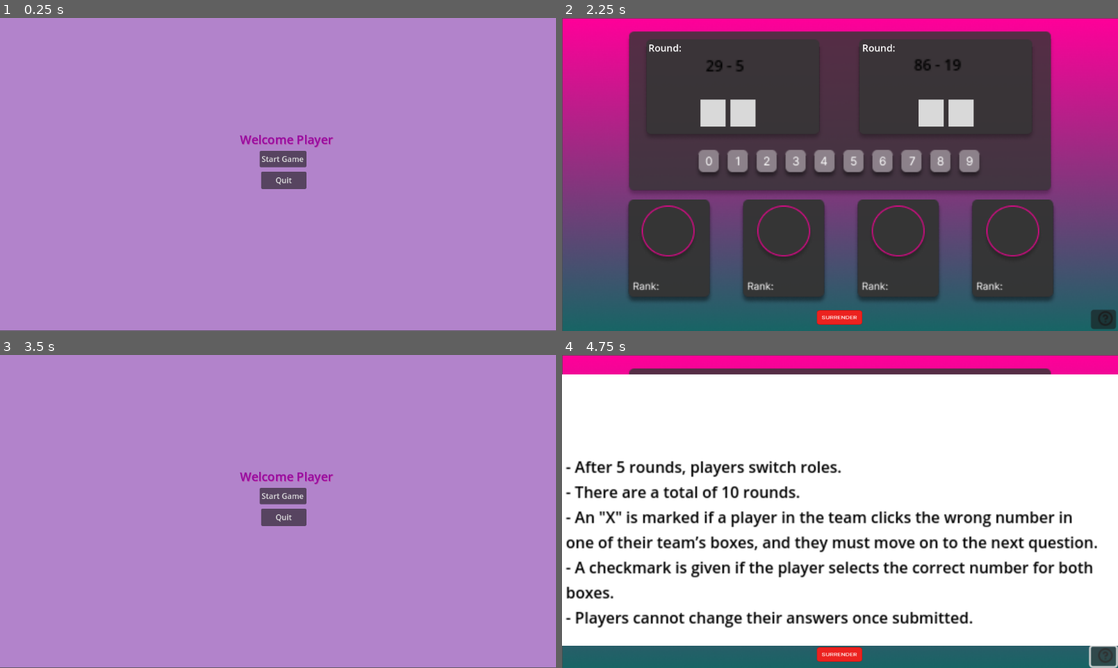
Above: before the commit, frames 1-4 (two rows, left to right).
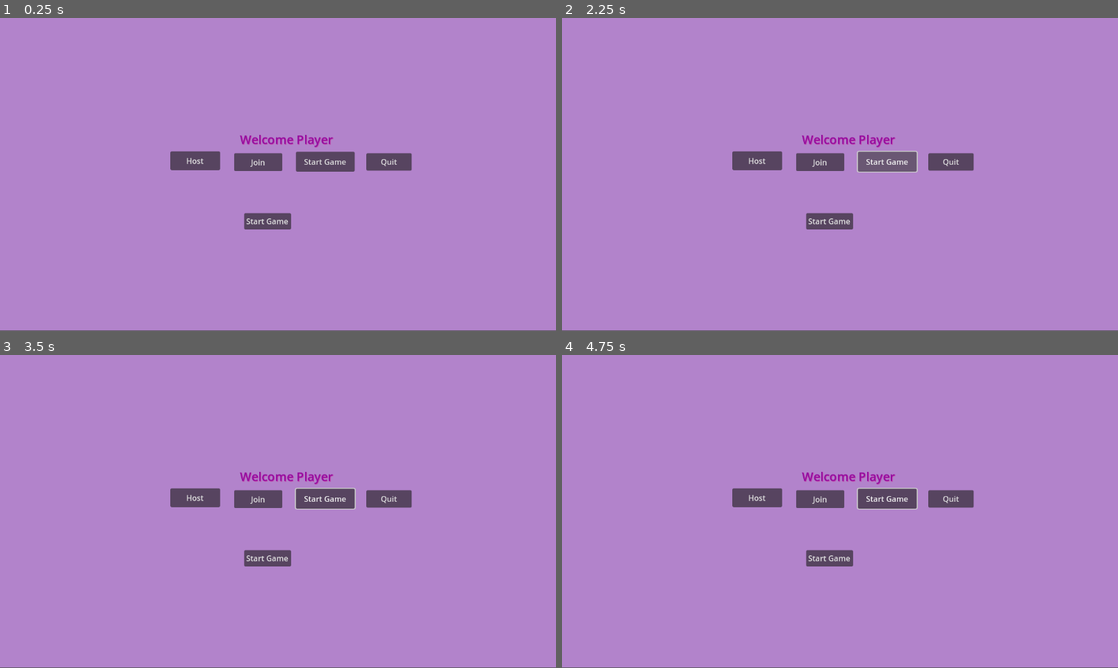
Above: after the commit, the same moments.

Repository: ltlely/ArcadeGames
Game: Godot game, scene res://Scenes/startingScreen.tscn
Two runs of this game, one before a commit and one after it. Both use one fixed random seed, a clock stepped at 60 frames per second and the inputs below.
Inputs (mouse positions are in pixels of both pictures, inside the frame that each line leads up to):
- Up to frame 1 (0.25 s): no input
- Up to frame 2 (2.25 s): click (756, 161) at 0.5 s, where only the run after the commit has a clickable "Host"; click (817, 161) at 1.25 s, where only the run after the commit has a clickable "Join"; click "Start Game" at 2 s
- Up to frame 3 (3.5 s): click (283, 658) at 2.77 s
- Up to frame 4 (4.75 s): click "Start Game" at 3.5 s; click (1101, 655) at 4.27 s

The runs differ from the first frame. In frame 1, 3.1% of the frame differs, in the area x 30-75%, y 42-68%; in frame 2, 100%; in frame 3, 3.1%; in frame 4, 100%, in the area x 0-100%, y 0-100%.

Commit message:
made player scene and updated starting screen ui

Diff:
--- /dev/null
+++ b/Scenes/character_body_2d.gd
@@ -0,0 +1,9 @@
+extends CharacterBody2D
+
+func _enter_tree():
+	set_multiplayer_authority(name.to_int())
+
+func _physics_process(delta):
+	if is_multiplayer_authority():
+		velocity = Input.get_vector("ui_left","ui_right","ui_up","ui_down") * 400
+	move_and_slide()
--- a/Scenes/firstWorld.tscn
+++ b/Scenes/firstWorld.tscn
@@ -12,6 +12,7 @@
 [ext_resource type="Texture2D" uid="uid://brpiun0uv30b0" path="res://Assets/Component 2.png" id="10_yqmaa"]
 [ext_resource type="Texture2D" uid="uid://baenlhm7xfusf" path="res://Assets/Help circle.png" id="11_rq85j"]
 [ext_resource type="Script" path="res://Scenes/control_help.gd" id="12_1sjo5"]
+[ext_resource type="PackedScene" uid="uid://oy28xjovxxew" path="res://Scenes/player.tscn" id="13_aq0me"]
 
 [node name="FirstWorld" type="Node2D"]
 
@@ -161,5 +162,8 @@
 offset_right = 575.6
 offset_bottom = 321.0
 
+[node name="Player" parent="." instance=ExtResource("13_aq0me")]
+position = Vector2(196, 472)
+
 [connection signal="pressed" from="Background/SurrenderButton" to="Background/SurrenderButton" method="_on_pressed"]
 [connection signal="pressed" from="Component2/HelpCircle/Control/Button" to="Component2/HelpCircle/Control" method="_on_button_pressed"]
--- /dev/null
+++ b/Scenes/player.gd
@@ -0,0 +1,21 @@
+extends CharacterBody2D
+
+
+const SPEED = 300.0
+const JUMP_VELOCITY = -400.0
+
+
+func _physics_process(delta: float) -> void:
+	# Handle jump.
+	if Input.is_action_just_pressed("ui_accept") and is_on_floor():
+		velocity.y = JUMP_VELOCITY
+
+	# Get the input direction and handle the movement/deceleration.
+	# As good practice, you should replace UI actions with custom gameplay actions.
+	var direction := Input.get_axis("ui_left", "ui_right")
+	if direction:
+		velocity.x = direction * SPEED
+	else:
+		velocity.x = move_toward(velocity.x, 0, SPEED)
+
+	move_and_slide()
--- /dev/null
+++ b/Scenes/player.tscn
@@ -0,0 +1,35 @@
+[gd_scene load_steps=6 format=3 uid="uid://oy28xjovxxew"]
+
+[ext_resource type="Script" path="res://Scenes/player.gd" id="1_3nipy"]
+[ext_resource type="Texture2D" uid="uid://d1i4duhhquswh" path="res://Assets/user_icon.webp" id="1_8wl34"]
+
+[sub_resource type="AtlasTexture" id="AtlasTexture_6jqj8"]
+atlas = ExtResource("1_8wl34")
+region = Rect2(0, 0, 512, 512)
+
+[sub_resource type="SpriteFrames" id="SpriteFrames_36hxi"]
+animations = [{
+"frames": [{
+"duration": 1.0,
+"texture": SubResource("AtlasTexture_6jqj8")
+}],
+"loop": true,
+"name": &"default",
+"speed": 5.0
+}]
+
+[sub_resource type="RectangleShape2D" id="RectangleShape2D_ph6bi"]
+size = Vector2(88, 100.75)
+
+[node name="Player" type="CharacterBody2D"]
+script = ExtResource("1_3nipy")
+
+[node name="AnimatedSprite2D" type="AnimatedSprite2D" parent="."]
+texture_filter = 1
+position = Vector2(25.25, -36.25)
+scale = Vector2(0.114258, 0.139648)
+sprite_frames = SubResource("SpriteFrames_36hxi")
+
+[node name="CollisionShape2D" type="CollisionShape2D" parent="."]
+position = Vector2(28, -45.375)
+shape = SubResource("RectangleShape2D_ph6bi")
--- a/Scenes/startingScreen.tscn
+++ b/Scenes/startingScreen.tscn
@@ -1,62 +1,50 @@
-[gd_scene load_steps=7 format=3 uid="uid://bbuu6lmqcawg4"]
+[gd_scene load_steps=5 format=3 uid="uid://bbuu6lmqcawg4"]
 
 [ext_resource type="Script" path="res://Scripts/playButton.gd" id="1_cnodk"]
 [ext_resource type="Script" path="res://Scripts/quitButton.gd" id="2_xq2nc"]
-
-[sub_resource type="GDScript" id="GDScript_lkvk5"]
-script/source = "extends Node2D  # Assuming your script is attached to Node2D
-
-# @onready var networking_manager = preload(\"res://Scripts/networking_manager.gd\").new()
-
-#func _ready():
-	# Correct path to the button based on your scene structure
-	#$Control/Panel/Button.pressed.connect(self._on_start_server_pressed)
-	#$Control/Panel/JoinClientButton.pressed.connect(self._on_join_client_pressed)  # Update this if JoinClientButton is similarly nested
-
-# When the \"Start Server\" button is pressed
-func _on_start_server_pressed():
-	print(\"Starting server...\")
-	# networking_manager.start_server()
-
-# When the \"Join as Client\" button is pressed
-func _on_join_client_pressed():
-	print(\"Joining as client...\")
-	# networking_manager.start_client(\"72.83.212.112\")
-"
-
-[sub_resource type="GDScript" id="GDScript_o0j71"]
-script/source = "extends Control
-
-
-func _on_pressedPlay() -> void:
-	get_tree().change_scene_to_file(\"res://ArcadeGames/Scenes/firstWorld.tscn\")
-
-func _on_pressedQuit() -> void:
-	get_tree().quit()
-"
 
 [sub_resource type="StyleBoxFlat" id="StyleBoxFlat_b0e0b"]
 bg_color = Color(0.700035, 0.515335, 0.794112, 1)
 
 [sub_resource type="Theme" id="Theme_k1ffw"]
 
-[node name="Node2D" type="Node2D"]
-script = SubResource("GDScript_lkvk5")
-
-[node name="Control" type="Control" parent="."]
+[node name="Control" type="Control"]
 layout_mode = 3
 anchors_preset = 0
-offset_right = 40.0
-offset_bottom = 40.0
-script = SubResource("GDScript_o0j71")
 
-[node name="Panel" type="Panel" parent="Control"]
+[node name="Panel" type="Panel" parent="."]
 layout_mode = 0
 offset_right = 1167.0
 offset_bottom = 647.0
 theme_override_styles/panel = SubResource("StyleBoxFlat_b0e0b")
 
-[node name="Label" type="Label" parent="Control/Panel"]
+[node name="Host" type="Button" parent="Panel"]
+layout_mode = 0
+offset_left = 353.0
+offset_top = 276.0
+offset_right = 456.0
+offset_bottom = 315.0
+text = "Host"
+
+[node name="DelMe" type="Button" parent="Panel"]
+layout_mode = 0
+offset_left = 506.0
+offset_top = 404.0
+offset_right = 603.0
+offset_bottom = 438.0
+text = "Start Game"
+script = ExtResource("1_cnodk")
+
+[node name="Quit" type="Button" parent="Panel"]
+layout_mode = 0
+offset_left = 759.0
+offset_top = 280.0
+offset_right = 853.0
+offset_bottom = 316.0
+text = "Quit"
+script = ExtResource("2_xq2nc")
+
+[node name="Label" type="Label" parent="Panel"]
 layout_mode = 0
 offset_left = 497.0
 offset_top = 234.0
@@ -68,23 +56,22 @@
 theme_override_font_sizes/font_size = 25
 text = "Welcome Player"
 
-[node name="Button" type="Button" parent="Control/Panel"]
+[node name="Join" type="Button" parent="Panel"]
 layout_mode = 0
-offset_left = 538.0
-offset_top = 275.0
-offset_right = 635.0
-offset_bottom = 309.0
-text = "Start Game"
-script = ExtResource("1_cnodk")
+offset_left = 485.0
+offset_top = 280.0
+offset_right = 585.0
+offset_bottom = 317.0
+text = "Join"
 
-[node name="Button2" type="Button" parent="Control/Panel"]
+[node name="Start Game" type="Button" parent="Panel"]
 layout_mode = 0
-offset_left = 541.0
-offset_top = 318.0
-offset_right = 635.0
-offset_bottom = 354.0
-text = "Quit"
-script = ExtResource("2_xq2nc")
+offset_left = 613.0
+offset_top = 277.0
+offset_right = 735.0
+offset_bottom = 318.0
+text = "Start Game
+"
 
-[connection signal="pressed" from="Control/Panel/Button" to="Control/Panel/Button" method="_on_pressed"]
-[connection signal="pressed" from="Control/Panel/Button2" to="Control/Panel/Button2" method="_on_pressed"]
+[connection signal="pressed" from="Panel/DelMe" to="Panel/DelMe" method="_on_pressed"]
+[connection signal="pressed" from="Panel/Quit" to="Panel/Quit" method="_on_pressed"]
--- /dev/null
+++ b/Scenes/starting_screen.gd
@@ -0,0 +1,19 @@
+extends Node2D
+
+var peer = ENetMultiplayerPeer.new()
+@export var player_scene: PackedScene
+
+func _on_host_pressed() -> void:
+	peer.create_server(135)
+	multiplayer.multiplayer_peer = peer
+	multiplayer.peer_connected.connect(_add_player)
+	_add_player()
+
+func _add_player(id = 1):
+	var player = player_scene.instantiate()
+	player.name = str(id)
+	call_deferred("add_child", player)
+
+func _on_join_pressed() -> void:
+	peer.create_client("localhost", 135)
+	multiplayer.multiplayer_peer = peer
--- /dev/null
+++ b/Scripts/GameManager.gd
@@ -0,0 +1,12 @@
+extends Node
+
+var Players = {}
+
+# Called when the node enters the scene tree for the first time.
+func _ready():
+	pass # Replace with function body.
+
+
+# Called every frame. 'delta' is the elapsed time since the previous frame.
+func _process(delta):
+	pass
Binary file added: Assets/user_icon.webp
Not shown, added: Assets/user_icon.webp.import
Not shown: 1 places in Scenes/firstWorld.tscn that only renumber resources
